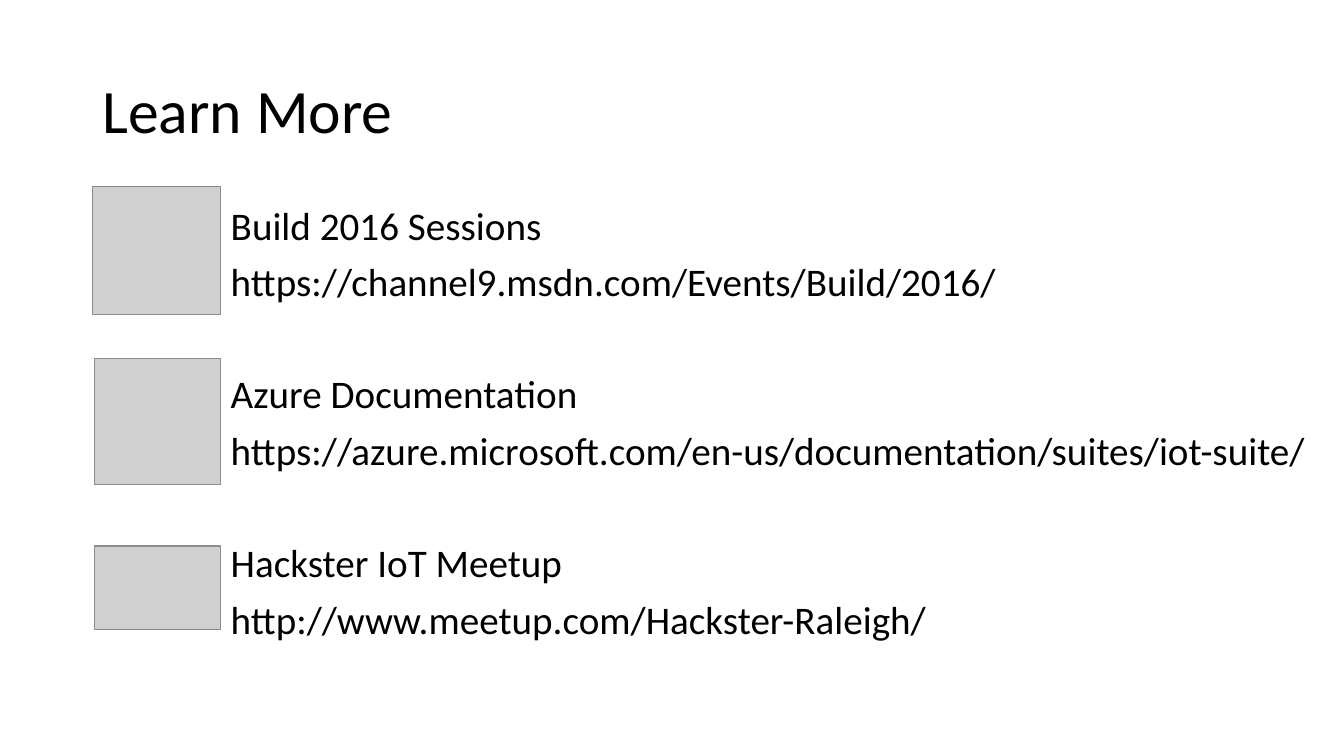
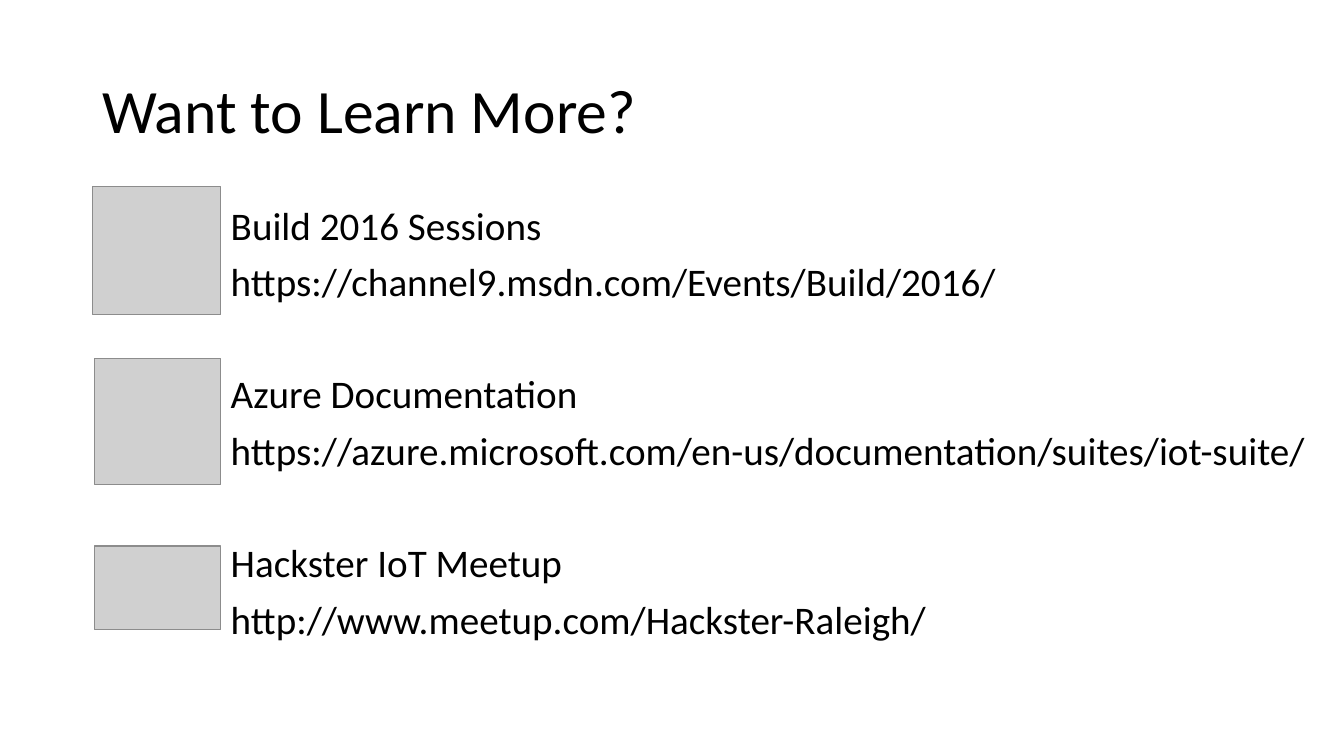
Before and after one commit to ianhoppes/AzureIotSuiteDemo, a slide deck: slide 14 of Slides/AzureIoTSuite.pptx. Drawn at 1344x756 pixels with LibreOffice and Linux fonts; fonts in the diff are those of the drawing; grey boxes stand for pictures; background and template pictures are left out. Boxes give left, top, right and bottom in pixels: in the first picture for what was removed or moved away, otherwise in the second. Text is boxed around its words. In the diff, an @@ line names an element or a change of style, - is before the commit and + after.

```diff
--- a/Slides/AzureIoTSuite.pptx
+++ b/Slides/AzureIoTSuite.pptx
@@ title at bbox=[102, 91, 636, 134]: text changed @@
-Learn More
+Want to Learn More?
```
Also in this commit, not shown: 2 other slides changed.
